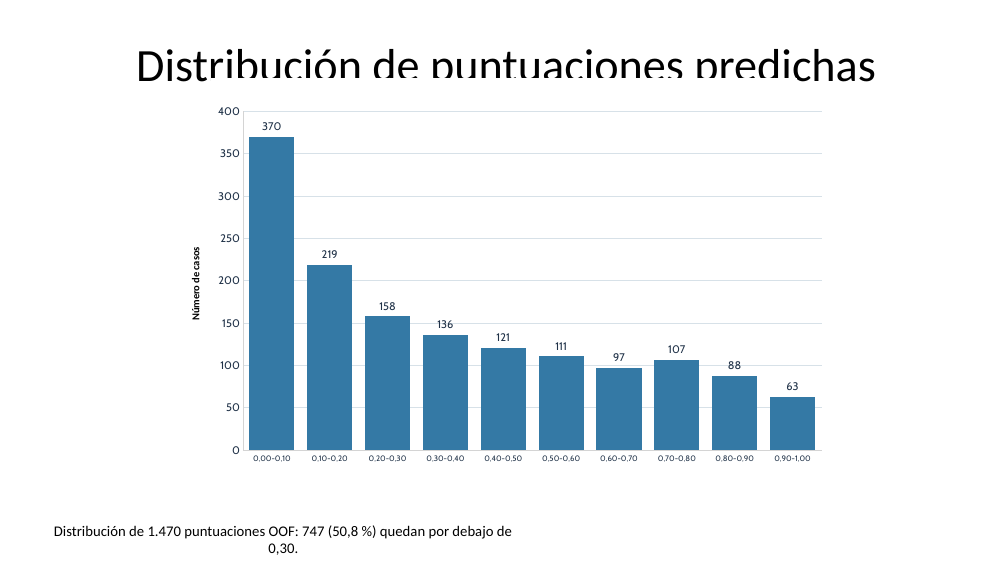
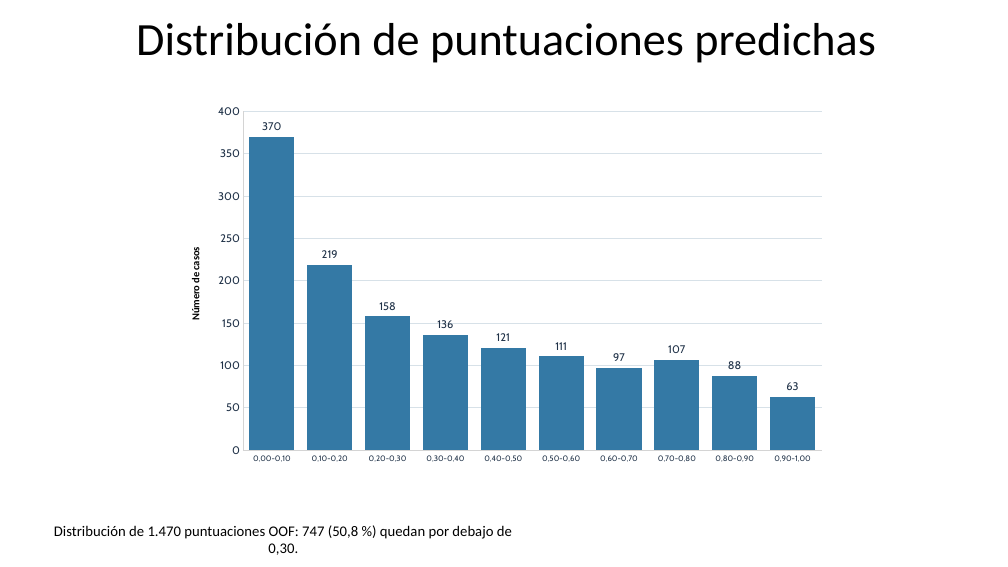
Before and after one commit to gitbeatriz123/Proyecto_Prediccion_Rotacion_Empleados_Beatriz.Velayos, a slide deck: slide 5 of docs/Presentacion_Proyecto_Rotacion.pptx. Drawn at 1008x567 pixels with LibreOffice and Linux fonts; fonts in the diff are those of the drawing. Boxes give left, top, right and bottom in pixels: in the first picture for what was removed or moved away, otherwise in the second. Text is boxed around its words. In the diff, an @@ line names an element or a change of style, - is before the commit and + after.

```diff
--- a/docs/Presentacion_Proyecto_Rotacion.pptx
+++ b/docs/Presentacion_Proyecto_Rotacion.pptx
@@ title "Distribución de puntuaciones predichas" rewrapped from (x1=136, y1=49, x2=875, y2=82) to (x1=136, y1=23, x2=875, y2=63) @@
```
Also in this commit, not shown: 6 other slides changed, 24 other files.
